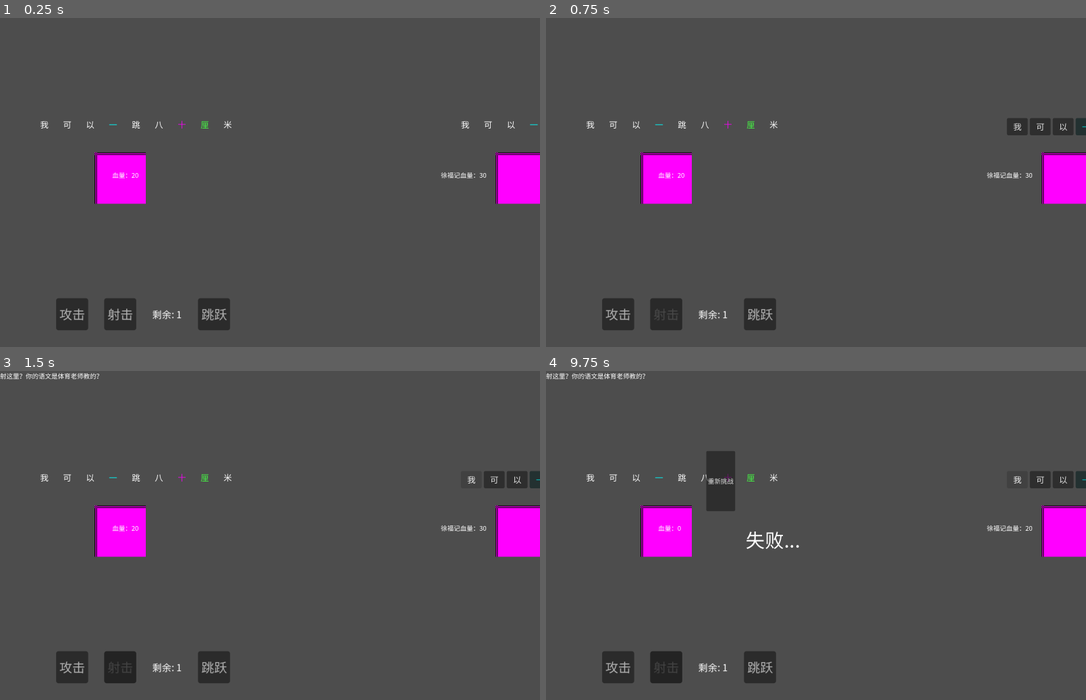
Above: before the commit, frames 1-4 (two rows, left to right).
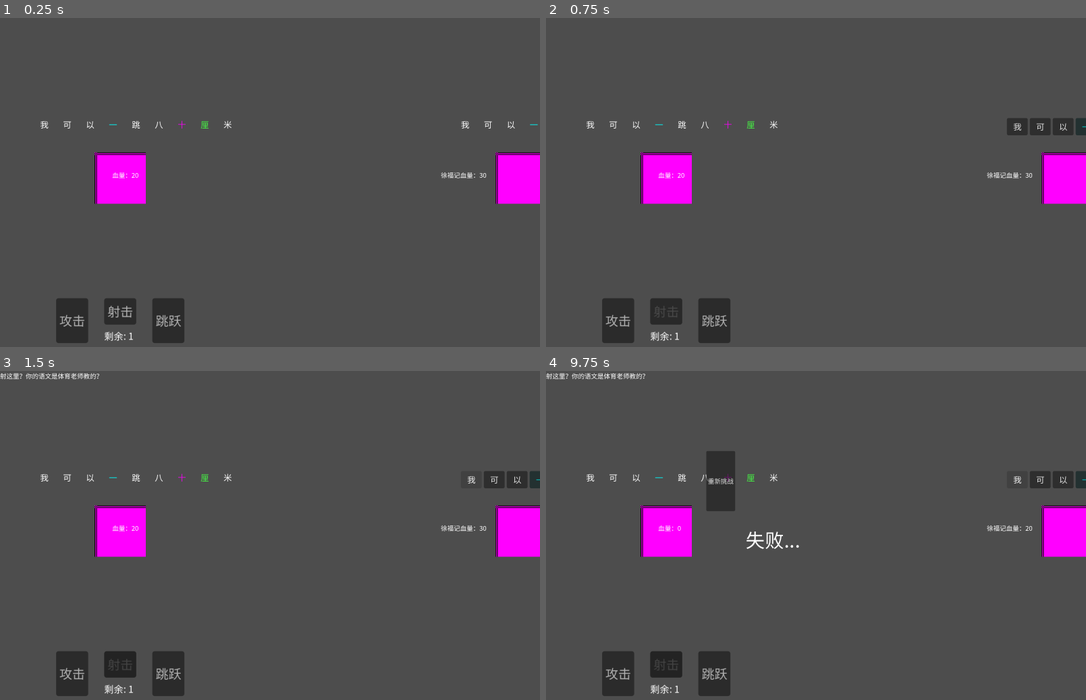
Above: after the commit, the same moments.

Repository: wangcocoo00/ziciyici
Game: Godot game, scene res://scenes/battle_xufuji.tscn
Same seed, same stepped clock (60 frames per second), same inputs: the game is played once before the commit and once after it. This scene is started directly instead of the project's main scene.
Inputs:
- Up to frame 1 (0.25 s): no input
- Up to frame 2 (0.75 s): click "射击" at 0.5 s
- Up to frame 3 (1.5 s): click "我" at 1.25 s
- Up to frame 4 (9.75 s): click "可" at 2 s; click "以" at 2.75 s; click "攻击" at 3.5 s; click "跳跃" at 4.25 s; click "我" at 5 s; click "可" at 5.75 s; click "以" at 6.5 s; click "攻击" at 7.25 s; click "射击" at 8 s; click "跳跃" at 8.75 s; click "我" at 9.5 s

The runs differ from the first frame. In frame 1, 1.9% of the frame differs, in the area x 10-43%, y 85-99%; in frame 2, 1.8%; in frame 3, 1.8%; in frame 4, 1.8%.

Commit message:
[feat] 射击按钮与剩余次数改为垂直排列：第一关 VBoxContainer，第二关 ShootVBox

Diff:
--- a/ziciyici/scenes/battle_xiongxiong.tscn
+++ b/ziciyici/scenes/battle_xiongxiong.tscn
@@ -83,21 +83,21 @@
 grow_horizontal = 2
 grow_vertical = 2
 
-[node name="HBoxContainer" type="HBoxContainer" parent="ActionButtons" unique_id=213283531]
+[node name="VBoxContainer" type="VBoxContainer" parent="ActionButtons" unique_id=213283531]
 layout_mode = 0
 offset_left = 200.0
 offset_top = 520.0
 offset_right = 240.0
 offset_bottom = 560.0
 scale = Vector2(2, 2)
-theme_override_constants/separation = 20
+theme_override_constants/separation = 5
 
-[node name="ShootBtn" type="Button" parent="ActionButtons/HBoxContainer" unique_id=1004607529]
+[node name="ShootBtn" type="Button" parent="ActionButtons/VBoxContainer" unique_id=1004607529]
 layout_mode = 2
 theme_override_fonts/font = ExtResource("8_ih0ju")
 text = "射击"
 
-[node name="ShootCountLabel" type="Label" parent="ActionButtons/HBoxContainer" unique_id=1004607530]
+[node name="ShootCountLabel" type="Label" parent="ActionButtons/VBoxContainer" unique_id=1004607530]
 layout_mode = 2
 theme_override_fonts/font = ExtResource("8_ih0ju")
 theme_override_font_sizes/font_size = 12
@@ -140,6 +140,6 @@
 
 [connection signal="fox_taunt" from="." to="FoxPopup" method="_on_battle_fox_taunt"]
 [connection signal="sentence_updated" from="." to="SentenceUI" method="_on_battle_sentence_updated"]
-[connection signal="pressed" from="ActionButtons/HBoxContainer/ShootBtn" to="." method="_on_shoot_pressed"]
+[connection signal="pressed" from="ActionButtons/VBoxContainer/ShootBtn" to="." method="_on_shoot_pressed"]
 [connection signal="pressed" from="GameOverUI/RestartBtn" to="." method="_on_restart_pressed"]
 [connection signal="pressed" from="GameOverUI/NextLevelBtn" to="." method="_on_next_level_pressed"]
--- a/ziciyici/scenes/battle_xufuji.tscn
+++ b/ziciyici/scenes/battle_xufuji.tscn
@@ -88,12 +88,16 @@
 theme_override_fonts/font = ExtResource("8_ih0ju")
 text = "攻击"
 
-[node name="ShootBtn" type="Button" parent="ActionButtons/HBoxContainer" unique_id=749983760]
+[node name="ShootVBox" type="VBoxContainer" parent="ActionButtons/HBoxContainer" unique_id=749983759]
+layout_mode = 2
+theme_override_constants/separation = 5
+
+[node name="ShootBtn" type="Button" parent="ActionButtons/HBoxContainer/ShootVBox" unique_id=749983760]
 layout_mode = 2
 theme_override_fonts/font = ExtResource("8_ih0ju")
 text = "射击"
 
-[node name="ShootCountLabel" type="Label" parent="ActionButtons/HBoxContainer" unique_id=749983761]
+[node name="ShootCountLabel" type="Label" parent="ActionButtons/HBoxContainer/ShootVBox" unique_id=749983761]
 layout_mode = 2
 theme_override_fonts/font = ExtResource("8_ih0ju")
 theme_override_font_sizes/font_size = 12
@@ -156,7 +160,7 @@
 [connection signal="fox_taunt" from="." to="FoxPopup" method="_on_battle_fox_taunt"]
 [connection signal="sentence_updated" from="." to="SentenceUI" method="_on_battle_sentence_updated"]
 [connection signal="pressed" from="ActionButtons/HBoxContainer/AttackBtn" to="." method="_on_attack_pressed"]
-[connection signal="pressed" from="ActionButtons/HBoxContainer/ShootBtn" to="." method="_on_shoot_pressed"]
+[connection signal="pressed" from="ActionButtons/HBoxContainer/ShootVBox/ShootBtn" to="." method="_on_shoot_pressed"]
 [connection signal="pressed" from="ActionButtons/HBoxContainer/JumpBtn" to="." method="_on_jump_pressed"]
 [connection signal="pressed" from="GameOverUI/RestartBtn" to="." method="_on_restart_pressed"]
 [connection signal="pressed" from="GameOverUI/NextLevelBtn" to="." method="_on_next_level_pressed"]
--- a/ziciyici/scripts/battle_manager.gd
+++ b/ziciyici/scripts/battle_manager.gd
@@ -162,6 +162,7 @@
 	# 攻击/跳跃按钮始终为可点击的灰白色（不受回合状态影响）
 	_set_button_always_enabled("ActionButtons/HBoxContainer/AttackBtn")
 	_set_button_always_enabled("ActionButtons/HBoxContainer/JumpBtn")
+	# 射击按钮路径在 ShootVBox 中，由 _update_shoot_button_style 处理
 
 ## 设置按钮始终为可点击的灰白色
 func _set_button_always_enabled(path: String) -> void:
@@ -177,7 +178,7 @@
 ##   - 激活（灰黑色，可点击）：shoot_mode_active=true, shots_remaining>0
 ##   - 已用完（灰黑色，disabled）：shots_remaining<=0
 func _update_shoot_button_style() -> void:
-	var shoot_btn = get_node_or_null("ActionButtons/HBoxContainer/ShootBtn") as Button
+	var shoot_btn = get_node_or_null("ActionButtons/HBoxContainer/ShootVBox/ShootBtn") as Button
 	if not shoot_btn:
 		return
 	if shots_remaining <= 0:
@@ -195,7 +196,7 @@
 
 ## 更新剩余射击次数显示
 func _update_shoot_count_label() -> void:
-	var label = get_node_or_null("ActionButtons/HBoxContainer/ShootCountLabel") as Label
+	var label = get_node_or_null("ActionButtons/HBoxContainer/ShootVBox/ShootCountLabel") as Label
 	if label:
 		label.text = "剩余: " + str(shots_remaining)
 
--- a/ziciyici/scripts/battle_manager_level2.gd
+++ b/ziciyici/scripts/battle_manager_level2.gd
@@ -62,7 +62,7 @@
 ##   - 激活（灰黑色，可点击）：shoot_mode_active=true, shots_remaining>0
 ##   - 已用完（灰黑色，disabled）：shots_remaining<=0
 func _update_shoot_button_style() -> void:
-	var shoot_btn = get_node_or_null("ActionButtons/HBoxContainer/ShootBtn") as Button
+	var shoot_btn = get_node_or_null("ActionButtons/VBoxContainer/ShootBtn") as Button
 	if not shoot_btn:
 		return
 	if shots_remaining <= 0:
@@ -80,7 +80,7 @@
 
 ## 更新剩余射击次数显示
 func _update_shoot_count_label() -> void:
-	var label = get_node_or_null("ActionButtons/HBoxContainer/ShootCountLabel") as Label
+	var label = get_node_or_null("ActionButtons/VBoxContainer/ShootCountLabel") as Label
 	if label:
 		label.text = "剩余: " + str(shots_remaining)
 
